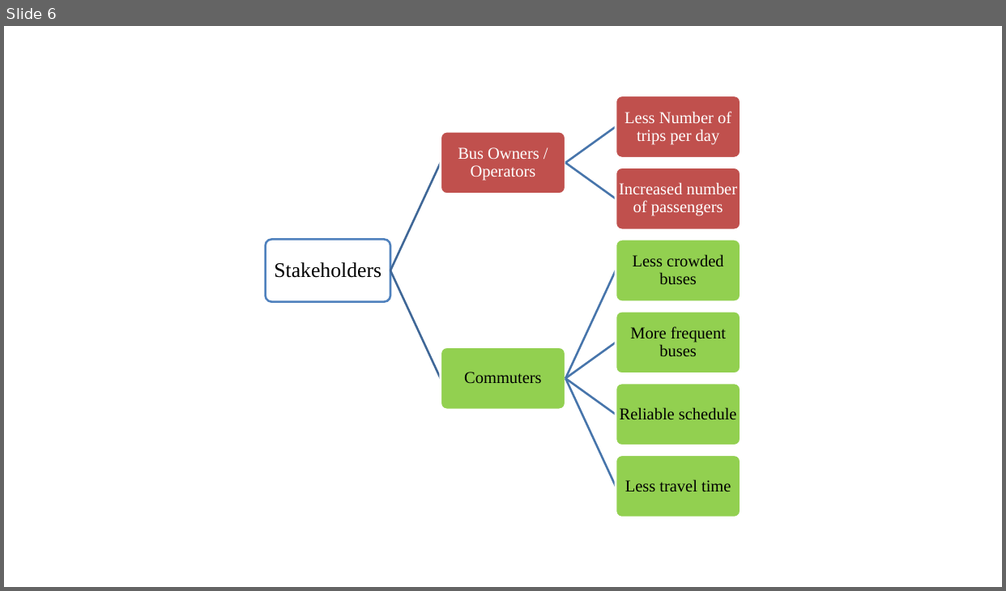
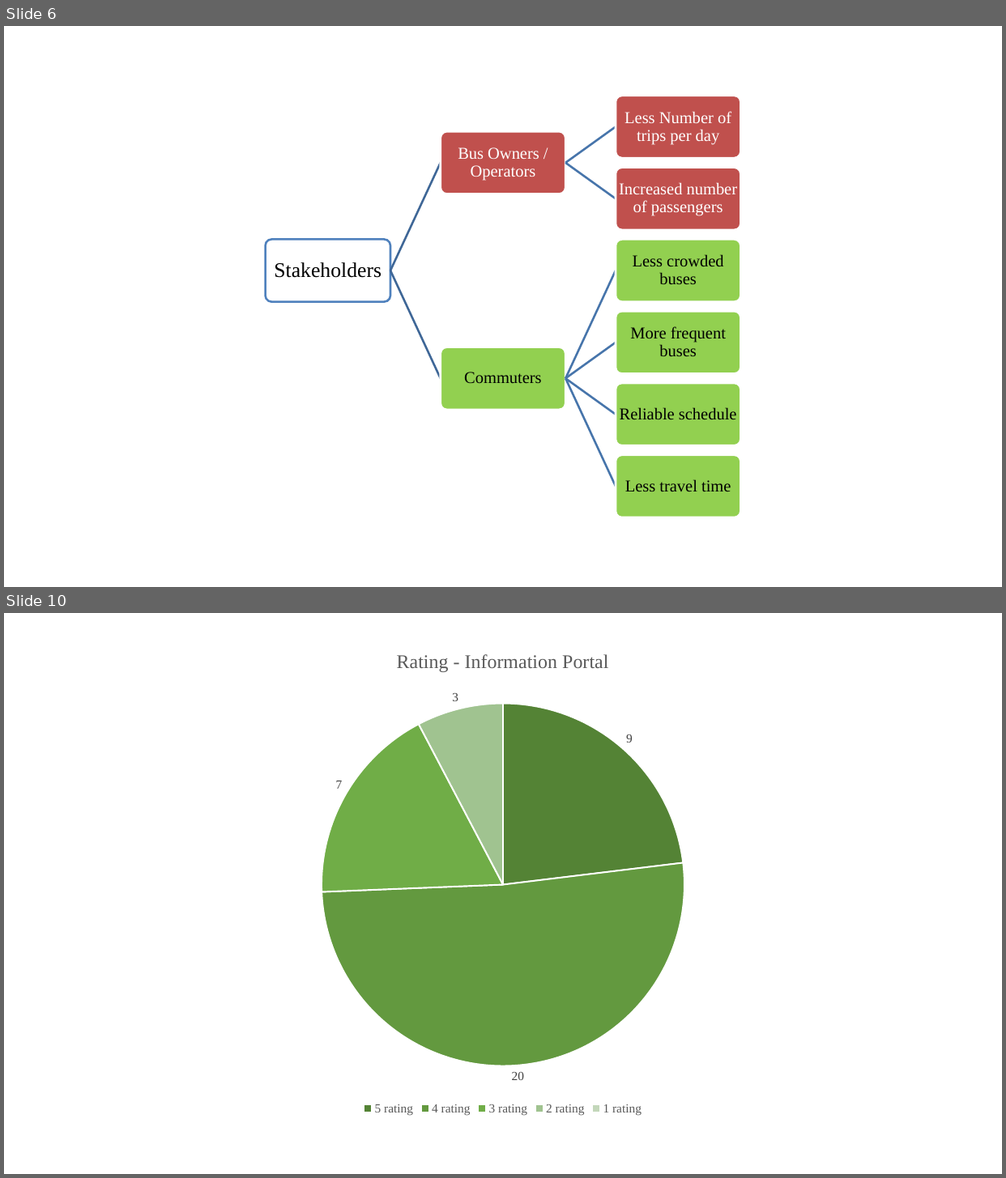
Before and after one commit to afthaj/draftFullReport, a slide deck: figures.pptx. Shown one above the other, each under a label of ours: slide 6 before the commit, slides 6 and 10 after it; the slides between them are not shown. The pictures are 1006x591 and 1006x1178 pixels, drawn with LibreOffice and Linux fonts; fonts in the diff are those of the drawing. Boxes give left, top, right and bottom in pixels: in the first picture for what was removed or moved away, otherwise in the second. Text is boxed around its words. In the diff, an @@ line names an element or a change of style, - is before the commit and + after.

```diff
--- a/figures.pptx
+++ b/figures.pptx
@@ slide 10 added at box(4, 613, 1002, 1174), background #FFFFFF @@
@@ pie chart added at box(73, 632, 934, 1119) @@
+title "Rating - Information Portal"
+categories: 5 rating, 4 rating, 3 rating, 2 rating, 1 rating
+Rating - Information Portal: 9, 20, 7, 3, 0
```
Also in this commit, not shown: 3 slides changed, 6 other slides added, 35 other files.
